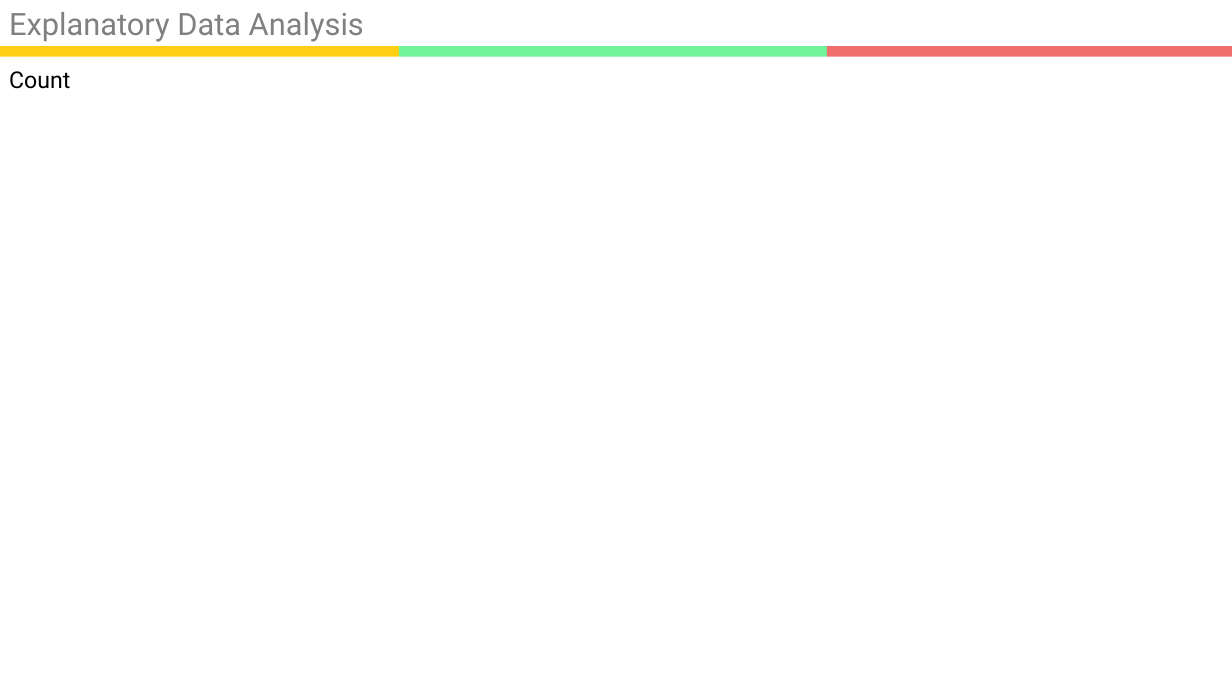
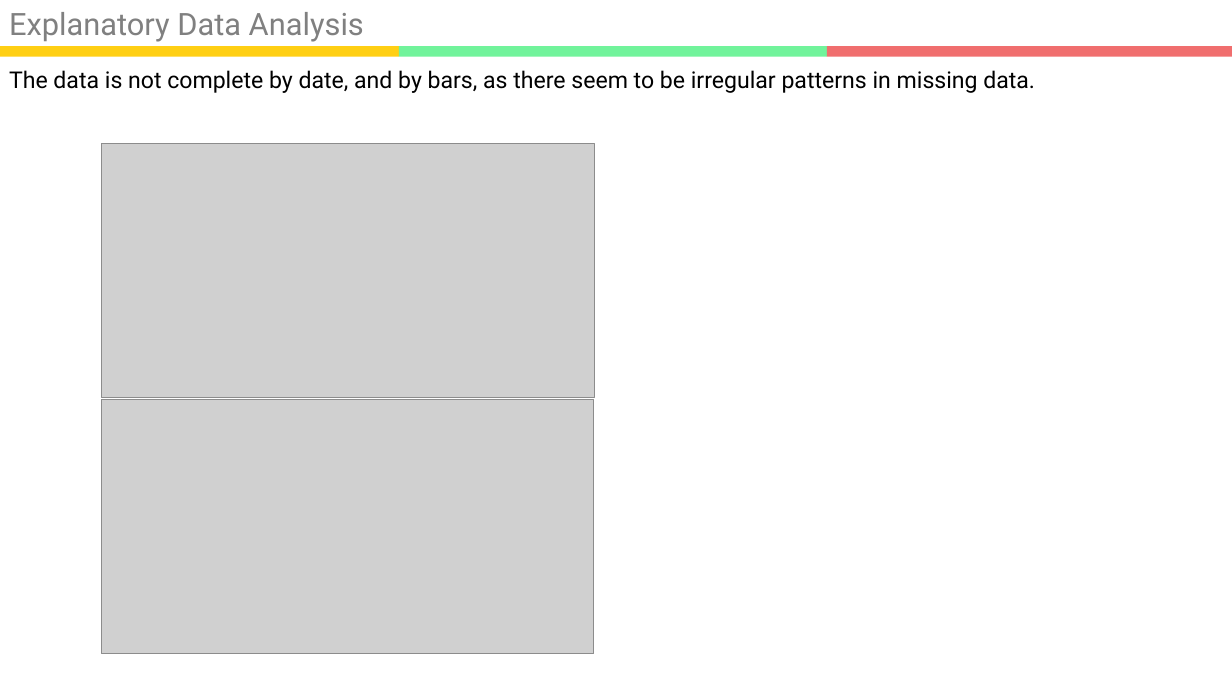
Before and after one commit to kookoowaa/Projects, a slide deck: slide 9 of WB project/Analysis Report.pptx. Drawn at 1232x693 pixels with LibreOffice and Linux fonts; fonts in the diff are those of the drawing; grey boxes stand for pictures. Boxes give left, top, right and bottom in pixels: in the first picture for what was removed or moved away, otherwise in the second. Text is boxed around its words. In the diff, an @@ line names an element or a change of style, - is before the commit and + after.

```diff
--- a/WB project/Analysis Report.pptx
+++ b/WB project/Analysis Report.pptx
@@ text removed at (x1=9, y1=71, x2=70, y2=89) @@
-Count
@@ text added at (x1=9, y1=70, x2=1035, y2=93), 18 pt, text #000000 @@
+The data is not complete by date, and by bars, as there seem to be irregular patterns in missing data.
@@ picture added at (x1=102, y1=143, x2=594, y2=398) @@
@@ picture added at (x1=102, y1=399, x2=594, y2=654) @@
```
Also in this commit, not shown: 5 other slides changed, 1 slide added, 1 slide removed, 7 other files.
